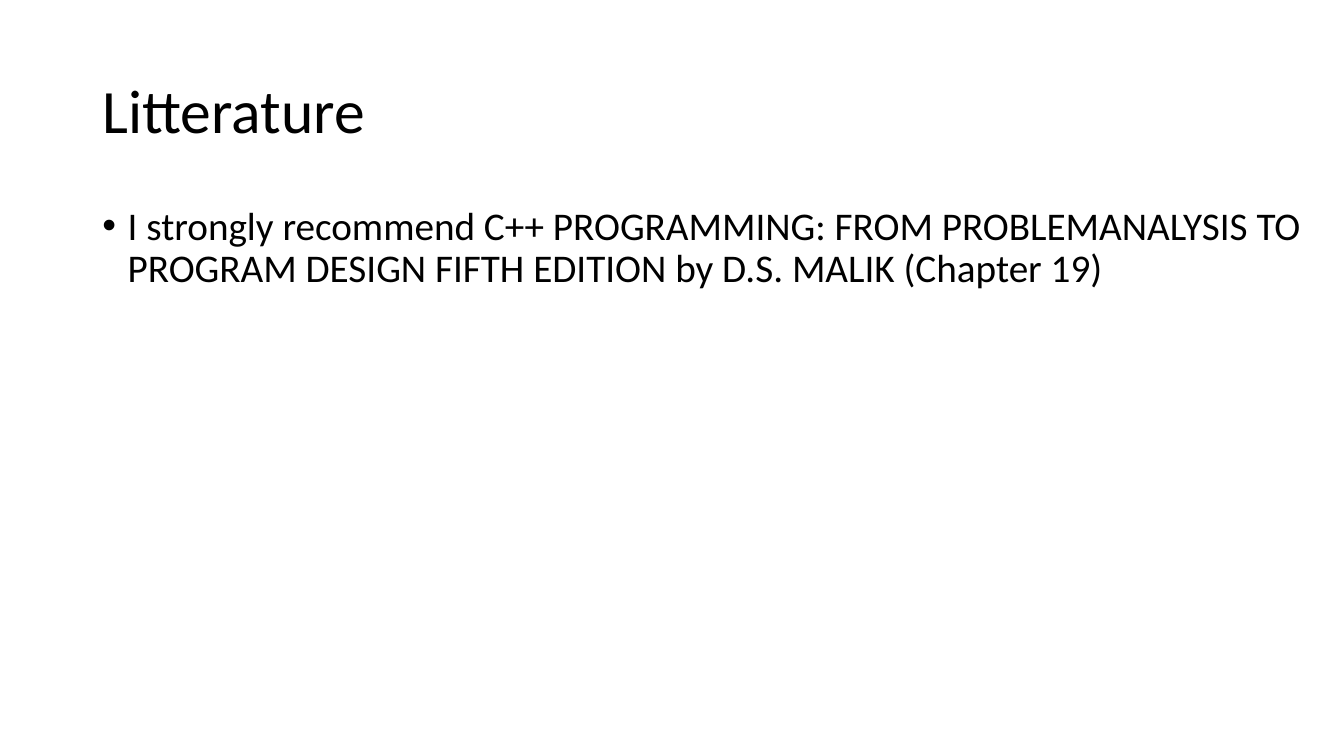
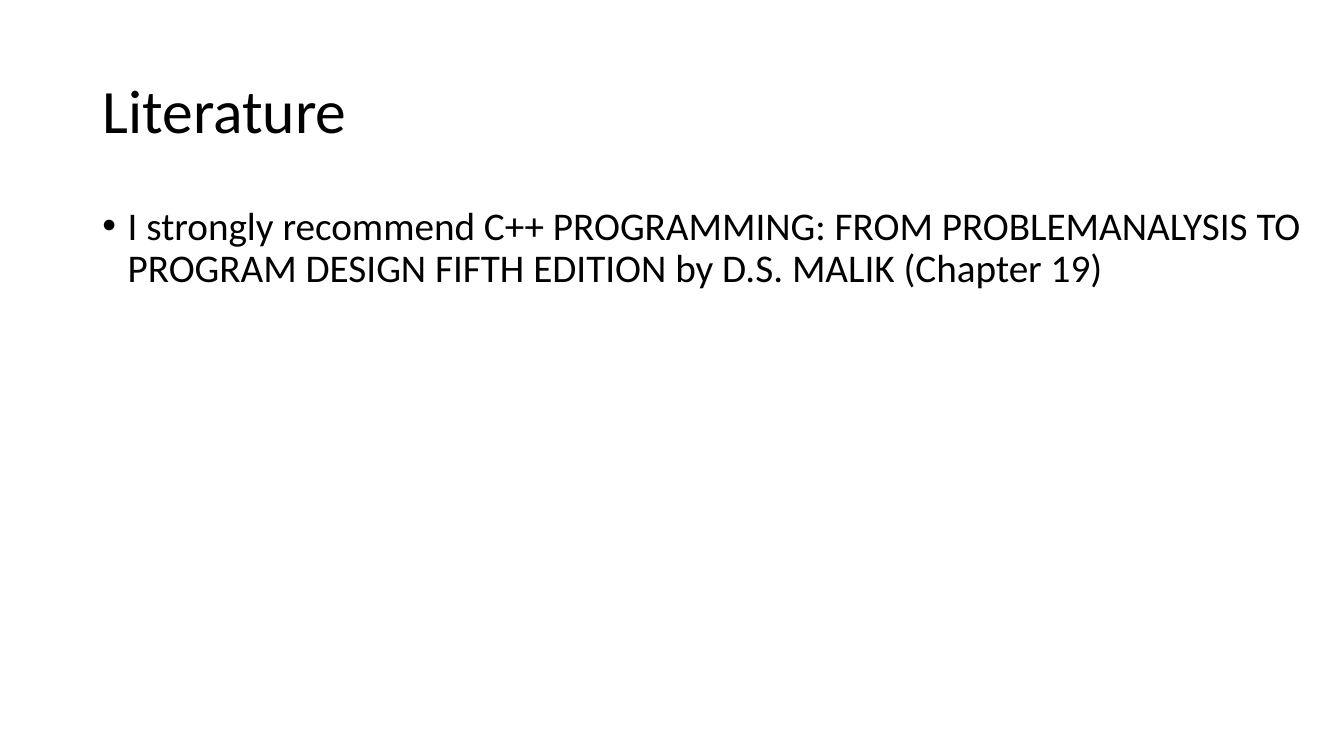
Before and after one commit to juliennyambal/COMS-1021-A-2019, a slide deck: slide 18 of Stacks and Queues/Queues.pptx (slide 23 before the commit). Drawn at 1344x756 pixels with LibreOffice and Linux fonts; fonts in the diff are those of the drawing. Boxes give left, top, right and bottom in pixels: in the first picture for what was removed or moved away, otherwise in the second. Text is boxed around its words. In the diff, an @@ line names an element or a change of style, - is before the commit and + after.

```diff
--- a/Stacks and Queues/Queues.pptx
+++ b/Stacks and Queues/Queues.pptx
@@ title at [102, 90, 346, 134]: text changed @@
-Litterature
+Literature
```
Also in this commit, not shown: 2 slides added, 7 slides removed.
